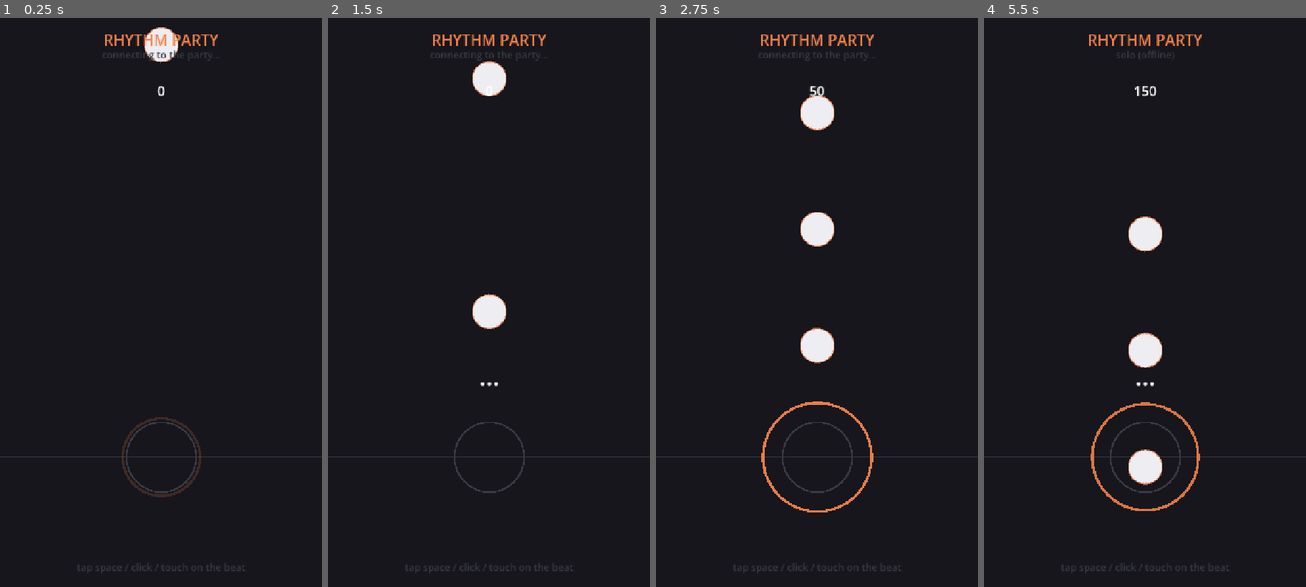
Above: before the commit, frames 1-4 (left to right).
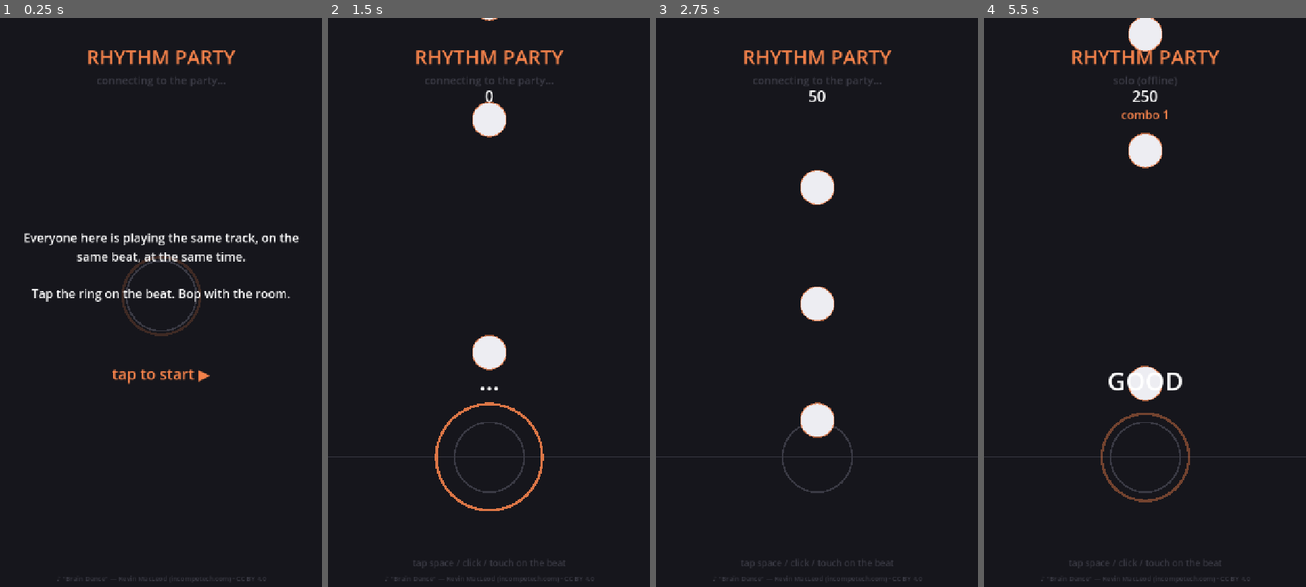
Above: after the commit, the same moments.

Repository: mirendev/sample-apps
Game: Godot game, scene res://main.tscn
The game is run twice, just before and just after one commit, with the same random seed, the same clock (stepped at 60 frames per second) and the same inputs. Sound files missing from this copy of the repository are replaced by a short silence.
Inputs (mouse positions are in pixels of both pictures, inside the frame that each line leads up to):
- Up to frame 1 (0.25 s): no input
- Up to frame 2 (1.5 s): tap Space at 0.5, 0.77, 1.25 s; move the mouse to (559, 274) at 0.52 s; click (559, 274) at 0.67 s; move the mouse to (424, 330) at 1.27 s; click (424, 330) at 1.42 s
- Up to frame 3 (2.75 s): tap Space at 1.52, 2 s; move the mouse to (849, 177) at 2.02 s; click (849, 177) at 2.17 s
- Up to frame 4 (5.5 s): tap Space at 2.75, 3.02, 3.5, 3.77, 4.25, 4.52 s; move the mouse to (1128, 421) at 2.77 s; click (1128, 421) at 2.92 s; move the mouse to (1241, 387) at 3.52 s; click (1241, 387) at 3.67 s; move the mouse to (1048, 217) at 4.27 s; click (1048, 217) at 4.42 s; move the mouse to (1161, 302) at 5.02 s; click (1161, 302) at 5.17 s

The runs differ from the first frame. In frame 1, 5.1% of the frame differs, in the area x 0-100%, y 1-99%; in frame 2, 4.1%; in frame 3, 5.1%; in frame 4, 5.8%, in the area x 17-83%, y 0-99%.

Commit message:
rhythm-party: real synced audio + title card (step 1.5)
A title card intros the game and provides the tap that browsers require
before an AudioContext can start. On tap it begins "Brain Dance" by Kevin
MacLeod (CC BY 4.0), seeked to the shared song position (server time ->
song offset) so the whole room hears the same moment, with periodic drift
re-seeks. Tempo is now 124 BPM to match the track, and the conductor
broadcasts the song length so clients loop it in sync.

The track isn't an integer number of beats, so the once-per-3.5min loop
seam lands slightly off-beat -- fine for booth-length plays, noted for
later. Attribution shows in-game (title card + footer) and in the README.

Diff:
--- a/rhythm-party/game/conductor.gd
+++ b/rhythm-party/game/conductor.gd
@@ -21,7 +21,7 @@
 ## ambushed at t=0 and the opening note has time to travel down the screen.
 const LEAD_IN_BEATS := 4.0
 
-@export var bpm: float = 110.0
+@export var bpm: float = 124.0
 @export var beats_per_loop: int = 8
 
 var _running := false
@@ -58,6 +58,14 @@
 func set_offset(offset_ms: float) -> void:
 	_offset_ms = offset_ms
 
+func is_synced() -> bool:
+	return _synced
+
+## Global server wall-clock in ms (local clock + measured offset). Used to keep
+## music playback aligned to the same song position for everyone.
+func server_now_ms() -> float:
+	return Time.get_unix_time_from_system() * 1000.0 + _offset_ms
+
 ## Absolute beats since "beat zero". When synced, derived from global server
 ## time; otherwise from the local solo clock (negative during the lead-in).
 func total_beats() -> float:
--- a/rhythm-party/game/conductor_client.gd
+++ b/rhythm-party/game/conductor_client.gd
@@ -9,7 +9,7 @@
 ## Gameplay never flows through here — only timing and ambient room state. If the
 ## socket never opens, nothing breaks: the Conductor just stays in solo mode.
 
-signal synced(epoch_ms: float, server_bpm: float, server_loop_beats: int, offset_ms: float)
+signal synced(epoch: float, bpm: float, loop: int, offset: float, song_ms: float)
 signal offset_updated(offset_ms: float)
 signal party(online: int)
 
@@ -23,8 +23,9 @@
 var _offset_ms := 0.0
 var _ping_accum := 0.0
 var _epoch_ms := 0.0
-var _server_bpm := 110.0
+var _server_bpm := 124.0
 var _server_loop := 8
+var _song_ms := 0.0
 
 func _ready() -> void:
 	var url := _conductor_url()
@@ -69,6 +70,7 @@
 			_epoch_ms = float(msg.get("epoch", 0.0))
 			_server_bpm = float(msg.get("bpm", _server_bpm))
 			_server_loop = int(msg.get("loop_beats", _server_loop))
+			_song_ms = float(msg.get("song_ms", 0.0))
 			_have_frame = true
 			_maybe_emit_synced()
 		"pong":
@@ -94,7 +96,7 @@
 		return
 	if _have_frame and _best_rtt < INF:
 		_emitted_synced = true
-		synced.emit(_epoch_ms, _server_bpm, _server_loop, _offset_ms)
+		synced.emit(_epoch_ms, _server_bpm, _server_loop, _offset_ms, _song_ms)
 
 func _conductor_url() -> String:
 	# In a web export, talk to whatever host served the page (same origin).
--- a/rhythm-party/game/main.gd
+++ b/rhythm-party/game/main.gd
@@ -1,16 +1,20 @@
 extends Node2D
 
-## Rhythm Party — step 1: offline prototype.
+## Rhythm Party — the client.
 ##
-## Notes fall toward a hit line near the bottom; tap (space / click / touch) on
-## the beat. Score and combo are local. There is no audio and no network yet —
-## this exists to prove the game *feel* and the note/scoring skeleton before we
-## bolt on the synced-room layer. The seams where the party layer plugs in are
-## marked with `# PARTY:` below.
+## A title card waits for a tap (which also satisfies the browser's "resume
+## audio on a user gesture" rule), then notes fall to a hit line and you tap on
+## the beat. Timing comes from the Conductor: solo at first, then global server
+## time once the ConductorClient syncs, so everyone plays the same track on the
+## same beat. Music is "Brain Dance" by Kevin MacLeod, seeked to the shared song
+## position so the whole room hears the same moment.
+
+enum State { TITLE, PLAYING }
 
 const APPROACH_BEATS := 4.0   # how many beats a note is visible before its hit moment
 const PERFECT_WINDOW := 0.16  # |beats off| for a Perfect
 const GOOD_WINDOW := 0.36     # |beats off| for a Good; beyond this a tap whiffs / a note misses
+const DRIFT_RESEEK_SEC := 0.12 # audio allowed to drift this far from server song-position
 
 # Layout (matches the 720x1280 portrait viewport).
 const W := 720.0
@@ -20,6 +24,7 @@
 const LANE_X := W * 0.5
 const NOTE_R := 38.0
 const RING_R := 78.0
+const TITLE_RING_Y := 620.0
 
 # Miren accent, borrowed from rust-chat, so the family resemblance is visible.
 const ACCENT := Color("#F6834B")
@@ -30,8 +35,10 @@
 # The loop's note chart, in loop-local beats. Repeats every loop forever.
 var chart := [0.0, 2.0, 3.0, 4.0, 6.0, 7.0]
 
+var state := State.TITLE
 var conductor: Conductor
 var net: ConductorClient
+var music: AudioStreamPlayer
 var online := 0
 var is_synced := false
 
@@ -47,37 +54,64 @@
 
 var header_label: Label
 var party_label: Label
+var intro_label: Label
+var start_label: Label
 var score_label: Label
 var combo_label: Label
 var judgment_label: Label
 var hint_label: Label
+var credit_label: Label
 
 var _net_grace := 0.0        # seconds since boot, for the "solo (offline)" fallback
+var _blink := 0.0            # drives the "tap to start" pulse
+var _epoch_ms := 0.0         # shared song anchor (server time)
+var _song_ms := 0.0          # music loop length
+var _audio_started := false  # music can only start after a user gesture (web)
+var _drift_accum := 0.0      # throttles audio drift checks
 
 func _ready() -> void:
 	conductor = Conductor.new()
 	add_child(conductor)
 	conductor.beat.connect(_on_beat)
 
-	header_label = _make_label(Vector2(0, 24), 34, HORIZONTAL_ALIGNMENT_CENTER)
+	music = AudioStreamPlayer.new()
+	add_child(music)
+	var stream := load("res://assets/brain-dance.mp3")
+	if stream is AudioStreamMP3:
+		stream.loop = true
+	music.stream = stream
+
+	header_label = _make_label(Vector2(0, 56), 44, HORIZONTAL_ALIGNMENT_CENTER)
 	header_label.text = "RHYTHM PARTY"
 	header_label.modulate = ACCENT
 
-	# PARTY: this is where the live "37 here · room combo 182" count will go,
-	# fed by the conductor's WebSocket "party" message. Solo for now.
-	party_label = _make_label(Vector2(0, 66), 22, HORIZONTAL_ALIGNMENT_CENTER)
-	party_label.text = "offline prototype · ♪ solo"
+	party_label = _make_label(Vector2(0, 120), 24, HORIZONTAL_ALIGNMENT_CENTER)
 	party_label.modulate = DIM
 
-	score_label = _make_label(Vector2(0, 140), 30, HORIZONTAL_ALIGNMENT_CENTER)
-	combo_label = _make_label(Vector2(0, 184), 26, HORIZONTAL_ALIGNMENT_CENTER)
+	intro_label = _make_label(Vector2(40, 470), 27, HORIZONTAL_ALIGNMENT_CENTER)
+	intro_label.size = Vector2(W - 80, 280)
+	intro_label.autowrap_mode = TextServer.AUTOWRAP_WORD_SMART
+	intro_label.text = ("Everyone here is playing the same track, on the same beat, "
+		+ "at the same time.\n\nTap the ring on the beat. Bop with the room.")
+
+	start_label = _make_label(Vector2(0, 770), 34, HORIZONTAL_ALIGNMENT_CENTER)
+	start_label.text = "tap to start ▶"
+	start_label.modulate = ACCENT
+
+	score_label = _make_label(Vector2(0, 150), 34, HORIZONTAL_ALIGNMENT_CENTER)
+	combo_label = _make_label(Vector2(0, 196), 26, HORIZONTAL_ALIGNMENT_CENTER)
 	combo_label.modulate = ACCENT
 
-	judgment_label = _make_label(Vector2(0, HIT_Y - 220), 56, HORIZONTAL_ALIGNMENT_CENTER)
-
-	hint_label = _make_label(Vector2(0, H - 70), 22, HORIZONTAL_ALIGNMENT_CENTER)
+	judgment_label = _make_label(Vector2(0, HIT_Y - 210), 56, HORIZONTAL_ALIGNMENT_CENTER)
+
+	hint_label = _make_label(Vector2(0, H - 78), 20, HORIZONTAL_ALIGNMENT_CENTER)
 	hint_label.text = "tap space / click / touch on the beat"
 	hint_label.modulate = DIM
+
+	# CC BY 4.0 requires visible attribution — keep it on screen in both states.
+	credit_label = _make_label(Vector2(0, H - 40), 15, HORIZONTAL_ALIGNMENT_CENTER)
+	credit_label.text = "♪ \"Brain Dance\" — Kevin MacLeod (incompetech.com) · CC BY 4.0"
+	credit_label.modulate = DIM
 
 	conductor.start()
 
@@ -100,20 +134,24 @@
 
 func _process(delta: float) -> void:
 	_net_grace += delta
+	_blink += delta
 	var ab := conductor.total_beats()
 
-	# Spawn notes far enough ahead that they enter at the top of the screen.
-	var need_loop := int(ceil((ab + APPROACH_BEATS) / float(conductor.beats_per_loop)))
-	_schedule_loops(need_loop)
-
-	# A note the player let sail past the Good window is a miss.
-	for n in notes:
-		if not n["judged"] and ab - n["beat"] > GOOD_WINDOW:
-			n["judged"] = true
-			_register_miss()
-
-	# Drop notes that are judged and safely behind us.
-	notes = notes.filter(func(n): return not (n["judged"] and ab - n["beat"] > 1.0))
+	if state == State.PLAYING:
+		# Spawn notes far enough ahead that they enter at the top of the screen.
+		var need_loop := int(ceil((ab + APPROACH_BEATS) / float(conductor.beats_per_loop)))
+		_schedule_loops(need_loop)
+
+		# A note the player let sail past the Good window is a miss.
+		for n in notes:
+			if not n["judged"] and ab - n["beat"] > GOOD_WINDOW:
+				n["judged"] = true
+				_register_miss()
+
+		# Drop notes that are judged and safely behind us.
+		notes = notes.filter(func(n): return not (n["judged"] and ab - n["beat"] > 1.0))
+
+		_correct_audio_drift(delta)
 
 	pulse = maxf(0.0, pulse - delta * 3.5)
 	if judgment_ttl > 0.0:
@@ -131,15 +169,50 @@
 		for b in chart:
 			notes.append({ "beat": base + b, "judged": false })
 
+# --- audio (synced to the shared song position) -----------------------------
+
+func _song_pos_sec() -> float:
+	if _song_ms <= 0.0:
+		return 0.0
+	return fposmod(conductor.server_now_ms() - _epoch_ms, _song_ms) / 1000.0
+
+func _start_audio() -> void:
+	if _audio_started or music.stream == null:
+		return
+	_audio_started = true
+	music.play(_song_pos_sec())
+
+func _correct_audio_drift(delta: float) -> void:
+	if not _audio_started or _song_ms <= 0.0 or not music.playing:
+		return
+	_drift_accum += delta
+	if _drift_accum < 2.0:
+		return
+	_drift_accum = 0.0
+	var ln := _song_ms / 1000.0
+	var d := _song_pos_sec() - music.get_playback_position()
+	d = fposmod(d + ln * 0.5, ln) - ln * 0.5 # wrap into [-ln/2, ln/2]
+	if absf(d) > DRIFT_RESEEK_SEC:
+		music.seek(_song_pos_sec())
+
+# --- signals ----------------------------------------------------------------
+
 func _on_beat(_loop_index: int) -> void:
 	pulse = 1.0
 
-func _on_synced(epoch: float, bpm: float, loop: int, offset: float) -> void:
+func _on_synced(epoch: float, bpm: float, loop: int, offset: float, song_ms: float) -> void:
 	conductor.apply_server_sync(epoch, bpm, loop, offset)
+	_epoch_ms = epoch
+	_song_ms = song_ms
 	is_synced = true
+	# If the player tapped in before sync arrived, snap the music to the room.
+	if _audio_started and music.playing:
+		music.seek(_song_pos_sec())
 
 func _on_party(n: int) -> void:
 	online = n
+
+# --- input ------------------------------------------------------------------
 
 func _unhandled_input(event: InputEvent) -> void:
 	var tapped := false
@@ -149,8 +222,20 @@
 		tapped = true
 	elif event is InputEventMouseButton and event.pressed and event.button_index == MOUSE_BUTTON_LEFT:
 		tapped = true
-	if tapped:
+	if not tapped:
+		return
+	if state == State.TITLE:
+		_begin_play()
+	else:
 		_judge_tap()
+
+func _begin_play() -> void:
+	state = State.PLAYING
+	# Start scheduling from the current beat so the player doesn't inherit a
+	# backlog of already-past notes.
+	scheduled_until = int(floor(conductor.total_beats() / float(conductor.beats_per_loop)))
+	notes.clear()
+	_start_audio()
 
 func _judge_tap() -> void:
 	var ab := conductor.total_beats()
@@ -192,11 +277,24 @@
 	judgment = text
 	judgment_ttl = 0.45
 
+# --- ui ---------------------------------------------------------------------
+
 func _update_labels() -> void:
-	score_label.text = "%d" % score
-	combo_label.text = ("combo %d" % combo) if combo > 0 else " "
-	judgment_label.text = judgment
-	judgment_label.modulate = ACCENT if judgment == "PERFECT" else Color.WHITE
+	var titling := state == State.TITLE
+	intro_label.visible = titling
+	start_label.visible = titling
+	score_label.visible = not titling
+	combo_label.visible = not titling
+	judgment_label.visible = not titling
+	hint_label.visible = not titling
+
+	if titling:
+		start_label.modulate = Color(ACCENT, 0.45 + 0.55 * (0.5 + 0.5 * sin(_blink * 5.0)))
+	else:
+		score_label.text = "%d" % score
+		combo_label.text = ("combo %d" % combo) if combo > 0 else " "
+		judgment_label.text = judgment
+		judgment_label.modulate = ACCENT if judgment == "PERFECT" else Color.WHITE
 
 	if is_synced:
 		party_label.text = "🎉 %d here · everyone on the same beat" % maxi(online, 1)
@@ -210,6 +308,14 @@
 
 func _draw() -> void:
 	draw_rect(Rect2(0, 0, W, H), BG)
+
+	if state == State.TITLE:
+		# A lone beat ring, pulsing, to show the room's beat is already going.
+		var c := Vector2(LANE_X, TITLE_RING_Y)
+		draw_arc(c, RING_R, 0, TAU, 64, DIM, 4.0)
+		if pulse > 0.0:
+			draw_arc(c, RING_R + pulse * 46.0, 0, TAU, 64, Color(ACCENT, pulse), 6.0)
+		return
 
 	# Lane guide + hit line.
 	draw_line(Vector2(LANE_X, 0), Vector2(LANE_X, H), Color(DIM, 0.25), 2.0)
Not shown, added: rhythm-party/game/assets/brain-dance.mp3.import
Not shown, changed: rhythm-party/README.md
Not shown, changed: rhythm-party/conductor/main.go
Not shown, added: rhythm-party/game/assets/brain-dance.mp3
